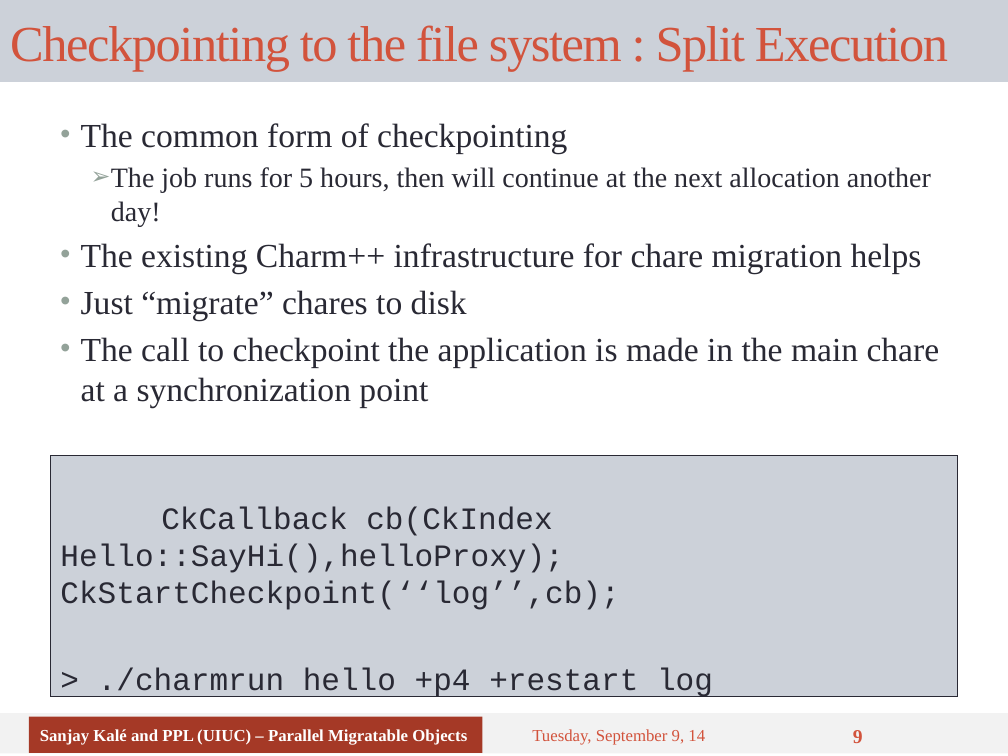
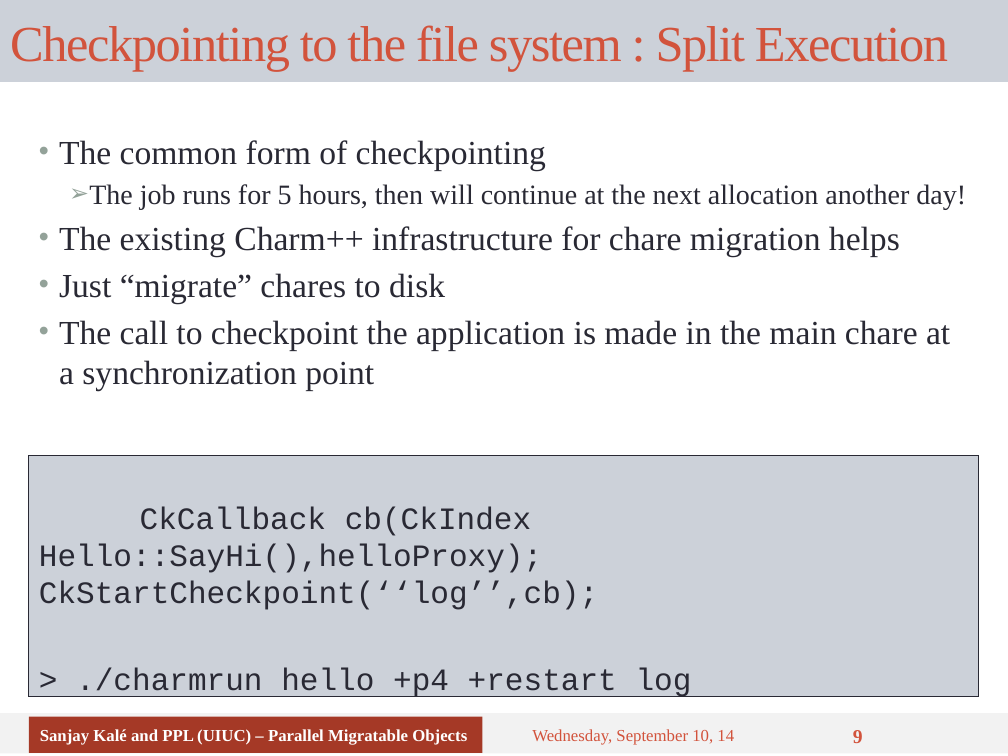
Before and after one commit to UIUC-PPL/charm_tutorial, a slide deck: slide 9 of tutorial-06-migratability.pptx. Drawn at 1008x756 pixels with LibreOffice and Linux fonts; fonts in the diff are those of the drawing. Boxes give left, top, right and bottom in pixels: in the first picture for what was removed or moved away, otherwise in the second. Text is boxed around its words. In the diff, an @@ line names an element or a change of style, - is before the commit and + after.

```diff
--- a/tutorial-06-migratability.pptx
+++ b/tutorial-06-migratability.pptx
@@ text "The common form of checkpointing" rewrapped from bbox=[81, 123, 940, 408] to bbox=[59, 140, 966, 391] @@
@@ text "CkCallback cb(CkIndex Hello::SayHi(),helloProxy); CkStartChe ...": place and size @@
-text "CkCallback cb(CkIndex Hello::SayHi(),helloProxy); CkStartChe ..." at bbox=[50, 455, 958, 696]
+text "CkCallback cb(CkIndex Hello::SayHi(),helloProxy); CkStartChe ..." at bbox=[29, 455, 979, 696]
@@ text at bbox=[532, 729, 734, 745]: text changed @@
-Tuesday, September 9, 14
+Wednesday, September 10, 14
```
Also in this commit, not shown: 8 other slides changed.
